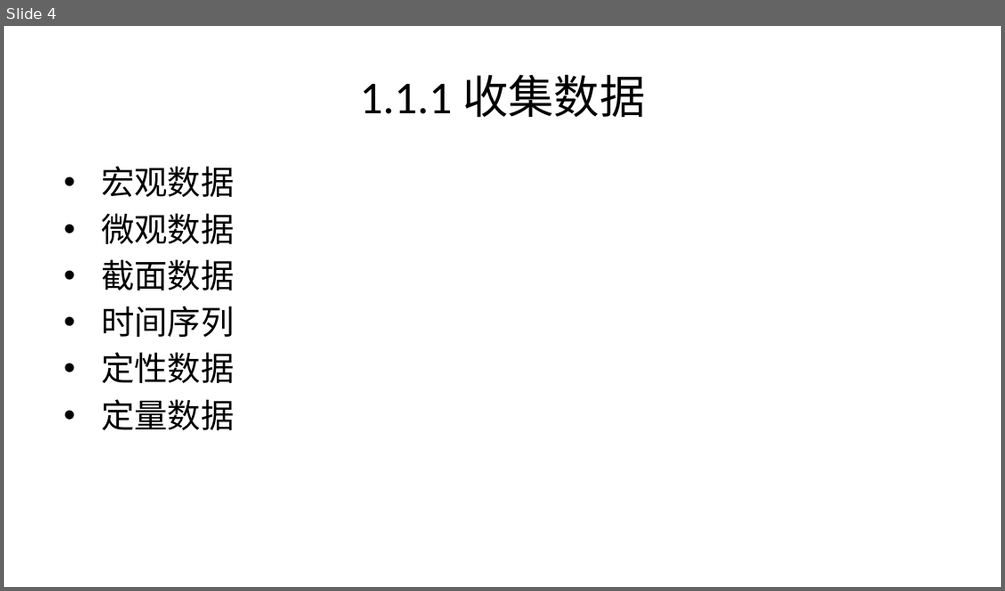
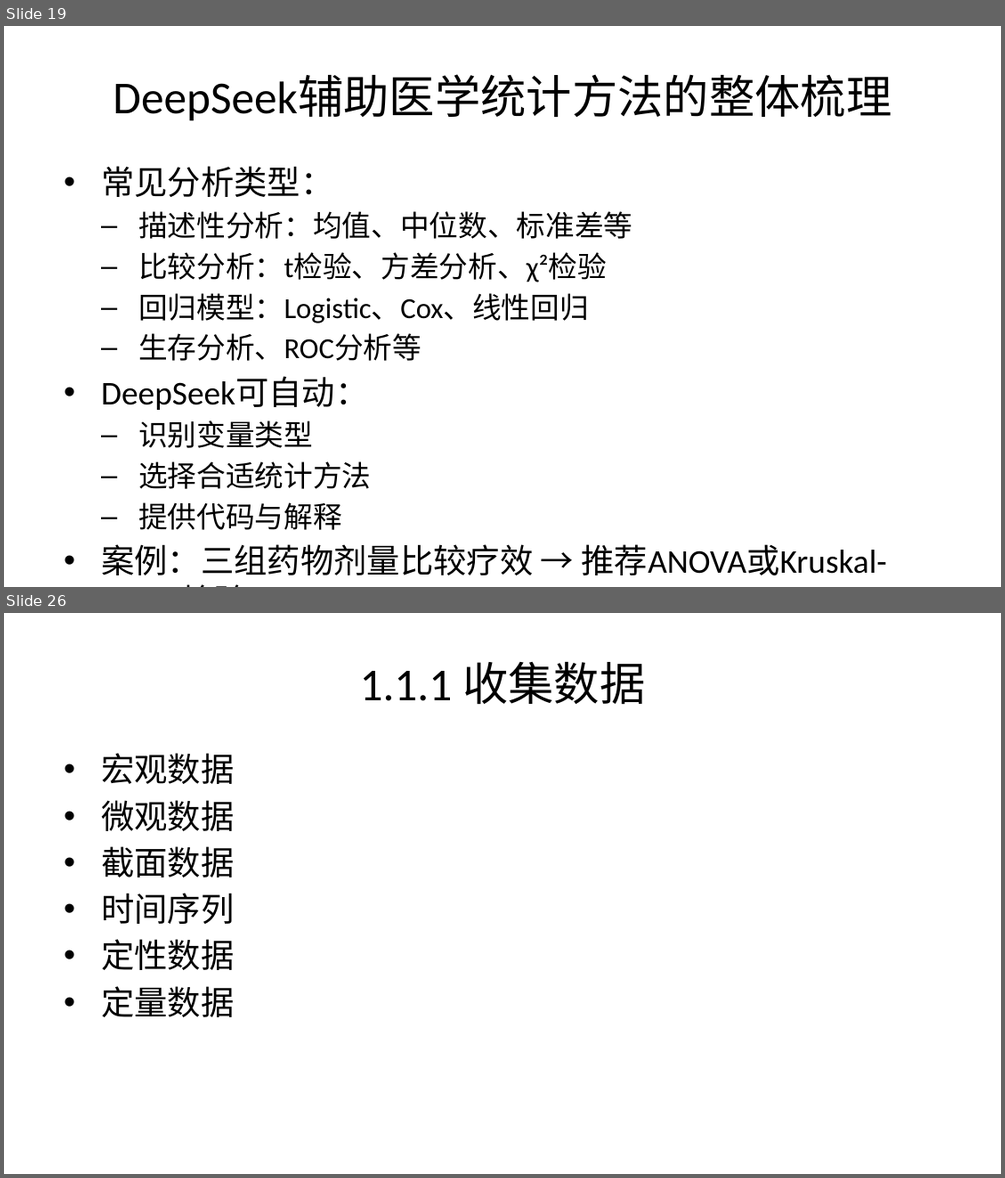
Before and after one commit to lizongzhang/deepseekcamp, a slide deck: docs/L9_slide.pptx. Shown one above the other, each under a label of ours: slide 4 before the commit, slides 19 and 26 after it; the slides between them are not shown. The pictures are 1005x591 and 1005x1178 pixels, drawn with LibreOffice and Linux fonts; fonts in the diff are those of the drawing. Boxes give left, top, right and bottom in pixels: in the first picture for what was removed or moved away, otherwise in the second. Text is boxed around its words. In the diff, an @@ line names an element or a change of style, - is before the commit and + after.

```diff
--- a/docs/L9_slide.pptx
+++ b/docs/L9_slide.pptx
@@ slide 19 added at (x1=4, y1=26, x2=1001, y2=587), background #FFFFFF @@
@@ title added at (x1=113, y1=75, x2=891, y2=121), 33 pt, text #000000 @@
+DeepSeek辅助医学统计方法的整体梳理
@@ text added at (x1=101, y1=166, x2=887, y2=575), 21 pt, text #000000 @@
+• 常见分析类型：
+  – 描述性分析：均值、中位数、标准差等
+  – 比较分析：t检验、方差分析、χ²检验
+  – 回归模型：Logistic、Cox、线性回归
+  – 生存分析、ROC分析等
+• DeepSeek可自动：
+  – 识别变量类型
+  – 选择合适统计方法
+  – 提供代码与解释
+• 案例：三组药物剂量比较疗效 → 推荐ANOVA或Kruskal-Wallis检验
@@ what was slide 4 is now slide 26 @@
```
Also in this commit, not shown: 3 slides changed, 21 other slides added, 9 other files.
